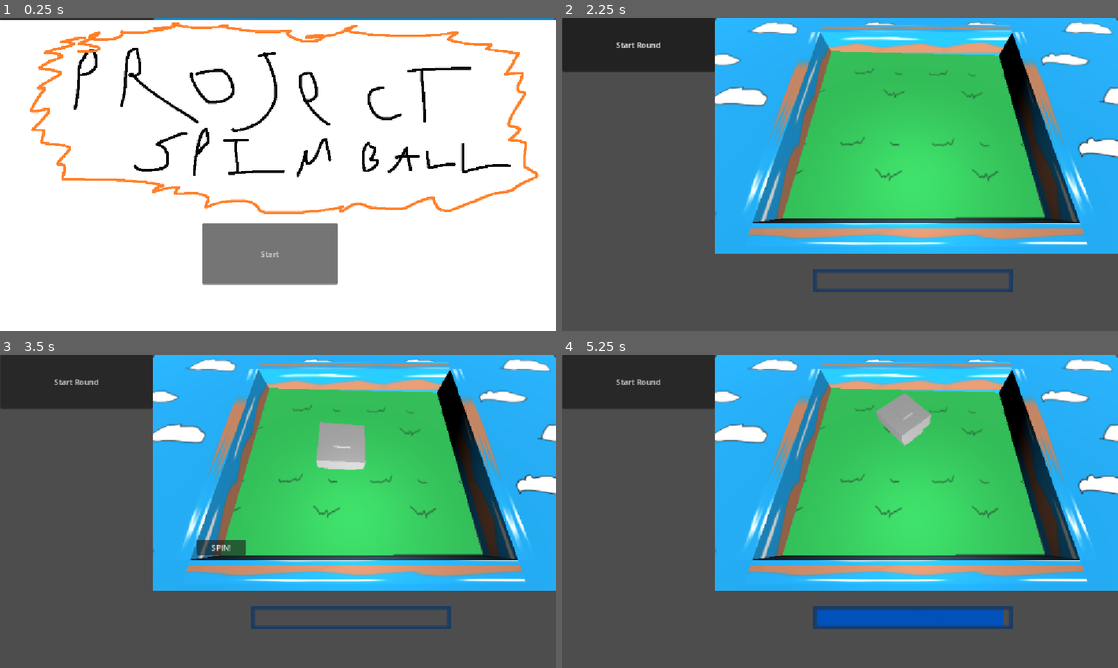
Above: before the commit, frames 1-4 (two rows, left to right).
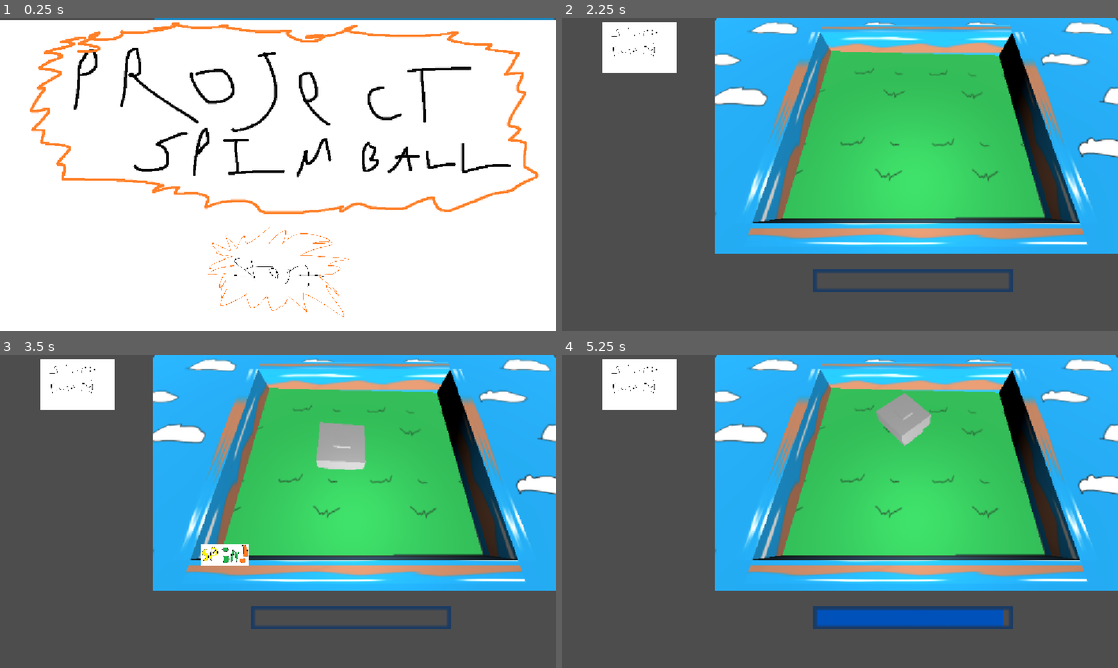
Above: after the commit, the same moments.

Repository: TheSamuraiNija/Project-Spinner
Game: Godot game, scene res://Scenes/menu/menu.tscn
Same seed, same stepped clock (60 frames per second), same inputs: the game is played once before the commit and once after it.
Inputs (mouse positions are in pixels of both pictures, inside the frame that each line leads up to; where the layout moved, square brackets give the same spot in the first picture):
- Up to frame 1 (0.25 s): no input
- Up to frame 2 (2.25 s): click (639, 46) at 0.5 s; click (639, 46) at 1.25 s; click (845, 271) [834, 252] at 2 s
- Up to frame 3 (3.5 s): click (77, 383) at 2.75 s, where only the run before the commit has a clickable "Start Round"
- Up to frame 4 (5.25 s): click (639, 383) at 3.5 s; click (639, 383) at 4.25 s; click (806, 555) [784, 545] at 5 s

The runs differ from the first frame. In frame 1, 5.1% of the frame differs, in the area x 0-63%, y 0-96%; in frame 2, 4.8%; in frame 3, 5.5%, in the area x 0-45%, y 0-68%; in frame 4, 4.8%.

Commit message:
Small Changes
Added Audio Player Node
PNGS

Diff:
--- /dev/null
+++ b/SFX/audio_player.tscn
@@ -0,0 +1,13 @@
+[gd_scene format=3 uid="uid://bdxwr1xa0o6ou"]
+
+[ext_resource type="AudioStream" uid="uid://scvjh5nyxpx1" path="res://SFX/menutap.mp3" id="1_81fu2"]
+[ext_resource type="AudioStream" uid="uid://bxbyqb61txn3p" path="res://SFX/chachiing.mp3" id="2_f1804"]
+
+[node name="AudioPlayer" type="Node2D" unique_id=88723999]
+
+[node name="ButtonPress" type="AudioStreamPlayer2D" parent="." unique_id=601849748]
+stream = ExtResource("1_81fu2")
+volume_db = 9.265
+
+[node name="MoneySound" type="AudioStreamPlayer2D" parent="." unique_id=1205819372]
+stream = ExtResource("2_f1804")
--- a/Scenes/idleGameplay/idleGameplay.tscn
+++ b/Scenes/idleGameplay/idleGameplay.tscn
@@ -3,8 +3,10 @@
 [ext_resource type="Script" uid="uid://dljl0oylw35a2" path="res://Scenes/idleGameplay/idleGameplay.gd" id="1_bs1r2"]
 [ext_resource type="PackedScene" uid="uid://onu7by7mynj7" path="res://Idle/idleScene.tscn" id="1_cpyme"]
 [ext_resource type="PackedScene" uid="uid://cbt0xkqhw8b37" path="res://Ui/health/health.tscn" id="3_3u8uy"]
-[ext_resource type="AudioStream" uid="uid://xmgori3eq3ft" path="res://Spinner/spinspin.mp3" id="4_hiomb"]
-[ext_resource type="AudioStream" uid="uid://cheqhpg3j6s1p" path="res://Spinner/ping (1).mp3" id="4_lwvp5"]
+[ext_resource type="Texture2D" uid="uid://rm7sgo235v7" path="res://Ui/StartRound.png" id="3_xky01"]
+[ext_resource type="AudioStream" uid="uid://xmgori3eq3ft" path="res://SFX/spinspin.mp3" id="4_hiomb"]
+[ext_resource type="Texture2D" uid="uid://bn2qrrdsmctbi" path="res://Ui/Spin.png" id="4_i683h"]
+[ext_resource type="AudioStream" uid="uid://cheqhpg3j6s1p" path="res://SFX/ping (1).mp3" id="4_lwvp5"]
 
 [node name="idleGameplay" type="Node2D" unique_id=1721040295 groups=["idleGamplay"]]
 script = ExtResource("1_bs1r2")
@@ -23,10 +25,15 @@
 [node name="idleScene" parent="viewportContainer/viewport" unique_id=2081581836 instance=ExtResource("1_cpyme")]
 
 [node name="startRound" type="Button" parent="." unique_id=846992281]
-offset_left = 1.0
-offset_right = 317.0
-offset_bottom = 111.0
-text = "Start Round"
+offset_left = 78.0
+offset_top = 4.0
+offset_right = 242.0
+offset_bottom = 119.0
+icon = ExtResource("3_xky01")
+flat = true
+autowrap_trim_flags = 0
+icon_alignment = 1
+expand_icon = true
 
 [node name="spin" type="Button" parent="." unique_id=2048318367]
 visible = false
@@ -34,7 +41,11 @@
 offset_top = 383.0
 offset_right = 509.0
 offset_bottom = 414.0
-text = "SPIN!"
+scale = Vector2(2, 2)
+icon = ExtResource("4_i683h")
+flat = true
+clip_text = true
+expand_icon = true
 
 [node name="health" parent="." unique_id=417040812 instance=ExtResource("3_3u8uy")]
 offset_left = 521.0
--- a/Scenes/menu/menu.tscn
+++ b/Scenes/menu/menu.tscn
@@ -2,6 +2,7 @@
 
 [ext_resource type="Script" uid="uid://iqjcdd3ap7tr" path="res://Scenes/menu/menu.gd" id="1_2oqc5"]
 [ext_resource type="Texture2D" uid="uid://cxxdhx6l025fn" path="res://Scenes/menu/Title.png" id="2_nga6i"]
+[ext_resource type="Texture2D" uid="uid://du5egy6rmvyql" path="res://Ui/Start.png" id="3_ruglv"]
 
 [node name="menu" type="Control" unique_id=1479196330]
 layout_mode = 3
@@ -22,10 +23,13 @@
 
 [node name="startButton" type="Button" parent="." unique_id=1815146436]
 layout_mode = 0
-offset_left = 419.0
-offset_top = 425.0
-offset_right = 700.0
-offset_bottom = 552.0
-text = "Start"
+offset_left = 422.0
+offset_top = 425.00006
+offset_right = 1477.0
+offset_bottom = 1130.0
+scale = Vector2(0.3083682, 0.29109502)
+icon = ExtResource("3_ruglv")
+flat = true
+icon_alignment = 1
 
 [connection signal="pressed" from="startButton" to="." method="_on_start_button_pressed"]
--- a/audio_player.tscn
+++ /dev/null
@@ -1,9 +0,0 @@
-[gd_scene format=3 uid="uid://bdxwr1xa0o6ou"]
-
-[ext_resource type="AudioStream" uid="uid://scvjh5nyxpx1" path="res://Scenes/menu/menutap.mp3" id="1_81fu2"]
-
-[node name="AudioPlayer" type="Node2D" unique_id=88723999]
-
-[node name="ButtonPress" type="AudioStreamPlayer2D" parent="." unique_id=601849748]
-stream = ExtResource("1_81fu2")
-volume_db = 9.265
--- a/project.godot
+++ b/project.godot
@@ -29,6 +29,7 @@
 
 folder_colors={
 "res://Idle/": "blue",
+"res://SFX/": "teal",
 "res://Scenes/": "red",
 "res://Spinner/": "yellow",
 "res://Ui/": "purple"
Not shown, added: SFX/chachiing.mp3.import
Not shown, added: SFX/menutap.mp3.import
Not shown, added: SFX/ping (1).mp3.import
Not shown, added: SFX/spinspin.mp3.import
Not shown, removed: Scenes/menu/menutap.mp3.import
Not shown, removed: Spinner/ping (1).mp3.import
Not shown, removed: Spinner/spinspin.mp3.import
Binary file added: Ui/Spin.png
Not shown, added: Ui/Spin.png.import
Binary file added: Ui/Start.png
Not shown, added: Ui/Start.png.import
Binary file added: Ui/StartRound.png
(and 5 more such lines)
